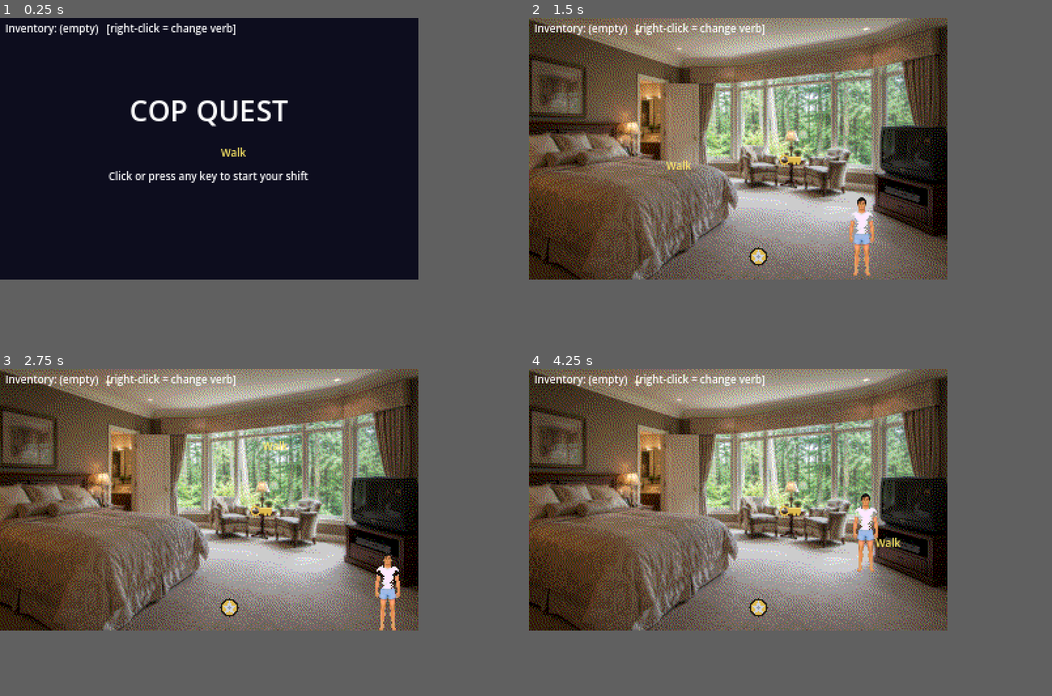
Above: before the commit, frames 1-4 (two rows, left to right).
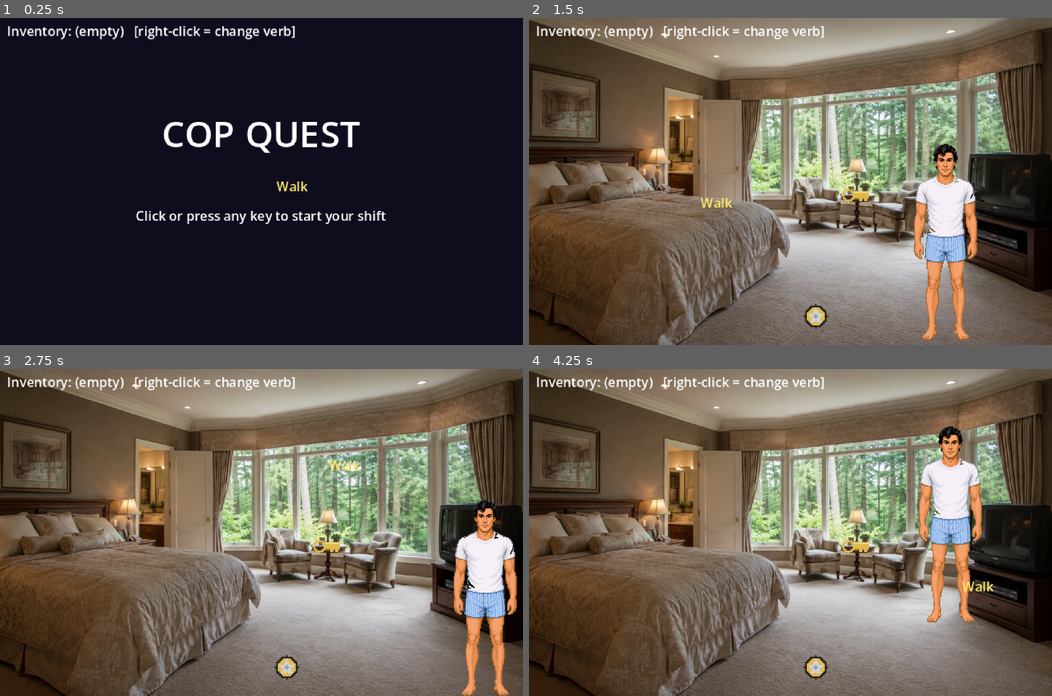
Above: after the commit, the same moments.

Repository: jrizio/cop-quest
Game: Godot game, scene res://scenes/main.tscn
The game is run twice, just before and just after one commit, with the same random seed, the same clock (stepped at 60 frames per second) and the same inputs.
Inputs (mouse positions are in pixels of both pictures, inside the frame that each line leads up to):
- Up to frame 1 (0.25 s): no input
- Up to frame 2 (1.5 s): tap Enter at 0.5 s; move the mouse to (832, 135) at 0.52 s; hold Right (ui_right) 0.53-1.28 s; click (832, 135) at 0.67 s; move the mouse to (654, 161) at 1.27 s; hold Down (ui_down) from 1.28 s (still down)
- Up to frame 3 (2.75 s): tap Space at 2 s; move the mouse to (251, 440) at 2.02 s; release Down (ui_down) at 2.03 s; hold Right (ui_right) from 2.03 s (still down)
- Up to frame 4 (4.25 s): move the mouse to (717, 552) at 2.77 s; release Right (ui_right) at 2.78 s; hold Up (ui_up) 2.78-3.53 s; click (717, 552) at 2.92 s; move the mouse to (863, 539) at 3.52 s; hold Left (ui_left) from 3.53 s (still down)
The window is 640x400 before the commit and 800x500 after it. Grey fills any space a smaller window leaves; there, only what the larger window draws over its background counts as a difference.

The runs differ from the first frame. In frame 1, 4.7% of the frame differs, in the area x 1-74%, y 1-63%; in frame 2, 92%, in the area x 0-100%, y 0-100%; in frame 3, 92%; in frame 4, 92%.

Commit message:
scene fixes

Diff:
--- a/project.godot
+++ b/project.godot
@@ -31,7 +31,7 @@
 window/size/viewport_height=200
 window/size/window_width_override=1280
 window/size/window_height_override=800
-window/stretch/mode="viewport"
+window/stretch/mode="canvas_items"
 
 [rendering]
 
--- a/scenes/actors/player.tscn
+++ b/scenes/actors/player.tscn
@@ -7,5 +7,7 @@
 script = ExtResource("1")
 
 [node name="Sprite" type="Sprite2D" parent="."]
+texture_filter = 2
 texture = ExtResource("2")
-offset = Vector2(0, -30)
+offset = Vector2(0, -240)
+scale = Vector2(0.25, 0.25)
--- a/scenes/rooms/bedroom.tscn
+++ b/scenes/rooms/bedroom.tscn
@@ -1,17 +1,20 @@
-[gd_scene load_steps=6 format=3]
+[gd_scene load_steps=7 format=3]
 
 [ext_resource type="PackedScene" path="res://scenes/actors/player.tscn" id="1"]
 [ext_resource type="Script" path="res://scripts/rooms/room.gd" id="2"]
 [ext_resource type="Texture2D" path="res://assets/art/bedroom_bg.png" id="3"]
 [ext_resource type="Texture2D" path="res://assets/art/item_keys.png" id="4"]
 [ext_resource type="Texture2D" path="res://assets/art/item_badge.png" id="5"]
+[ext_resource type="Texture2D" path="res://assets/art/bed.png" id="6"]
 
 [node name="Bedroom" type="Node2D"]
 script = ExtResource("2")
 
 [node name="Background" type="Sprite2D" parent="."]
+texture_filter = 2
 texture = ExtResource("3")
 centered = false
+scale = Vector2(0.25, 0.25)
 
 [node name="Spawns" type="Node2D" parent="."]
 
@@ -50,5 +53,18 @@
 metadata/spawn = "FromBedroom"
 metadata/look = "The doorway leading out of your bedroom."
 
-[node name="Player" parent="." instance=ExtResource("1")]
+[node name="World" type="Node2D" parent="."]
+y_sort_enabled = true
+
+[node name="Bed" type="Node2D" parent="World"]
+position = Vector2(0, 177)
+
+[node name="BedSprite" type="Sprite2D" parent="World/Bed"]
+texture_filter = 2
+texture = ExtResource("6")
+centered = false
+scale = Vector2(0.25, 0.25)
+position = Vector2(0, -104)
+
+[node name="Player" parent="World" instance=ExtResource("1")]
 position = Vector2(210, 185)
--- a/scripts/rooms/room.gd
+++ b/scripts/rooms/room.gd
@@ -24,7 +24,11 @@
 
 
 func _ready() -> void:
-	_player = $Player
+	# Player may be nested under a Y-sorted "World" node (for depth sorting with
+	# furniture) or be a direct child in simpler rooms.
+	_player = get_node_or_null("World/Player")
+	if _player == null:
+		_player = get_node_or_null("Player")
 	_player.bounds = bounds
 
 	var spawn := get_node_or_null("Spawns/" + GameManager.pending_spawn) as Node2D
Binary file added: assets/art/bed.png
Not shown, added: assets/art/bed.png.import
Binary file changed: assets/art/bedroom_bg.png
Binary file changed: assets/art/officer.png
Not shown, changed: .gitignore
Not shown, changed: README.md
Not shown, added: tools/extract_bed.js
